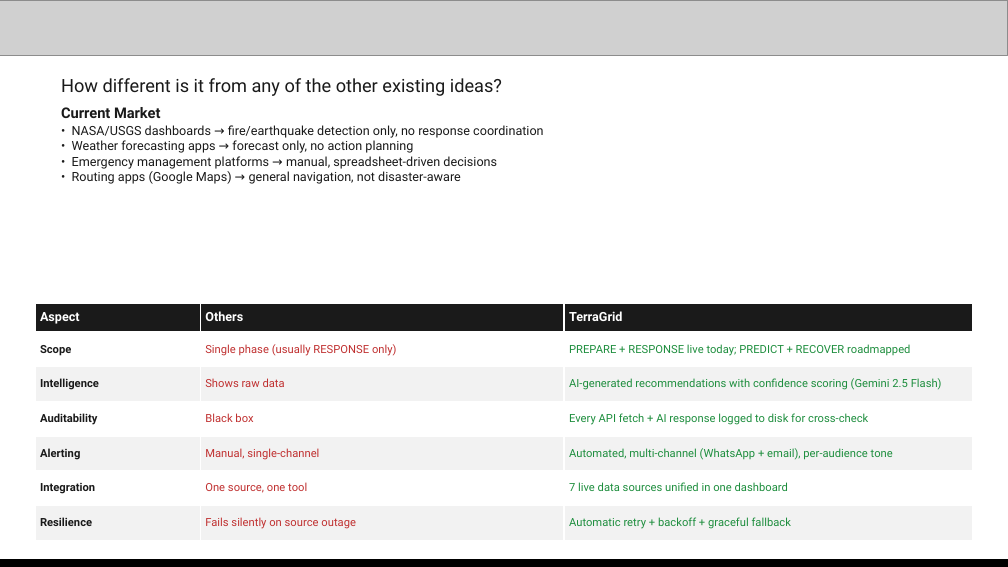
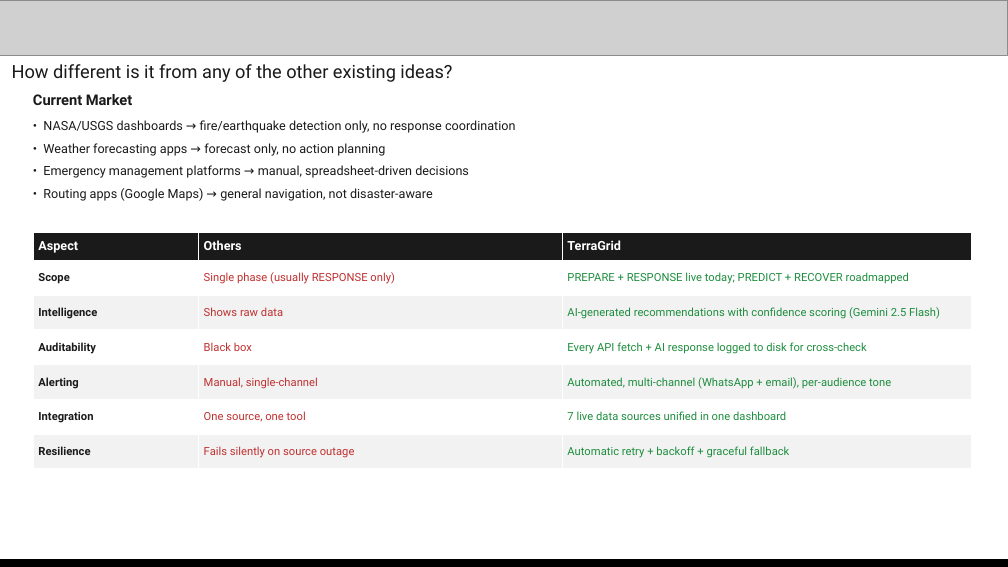
Before and after one commit to sandeshshinde284-bit/terragrid-platform, a slide deck: slide 3 of docs/PPT/TERRAGRID _ AI Builder Cup.pptx. Drawn at 1008x567 pixels with LibreOffice and Linux fonts; fonts in the diff are those of the drawing; grey boxes stand for pictures. Boxes give left, top, right and bottom in pixels: in the first picture for what was removed or moved away, otherwise in the second. Text is boxed around its words. In the diff, an @@ line names an element or a change of style, - is before the commit and + after.

```diff
--- a/docs/PPT/TERRAGRID _ AI Builder Cup.pptx
+++ b/docs/PPT/TERRAGRID _ AI Builder Cup.pptx
@@ text added at (12, 64, 452, 82), 13 pt, text #1A1A1A @@
+How different is it from any of the other existing ideas?
@@ text "Current Market": place and size @@
-text "Current Market" at (61, 78, 544, 184)
+text "Current Market" at (33, 94, 516, 201)
@@ text at (61, 78, 502, 96): paragraph removed @@
-How different is it from any of the other existing ideas?
@@ text at (43, 120, 516, 201): line spacing 1 to 1.5 @@
@@ table: place and size @@
-table at (35, 303, 974, 540)
+table at (33, 232, 972, 469)
```
Also in this commit, not shown: 2 other slides changed, 1 slide added, 1 slide removed, 15 other files.
